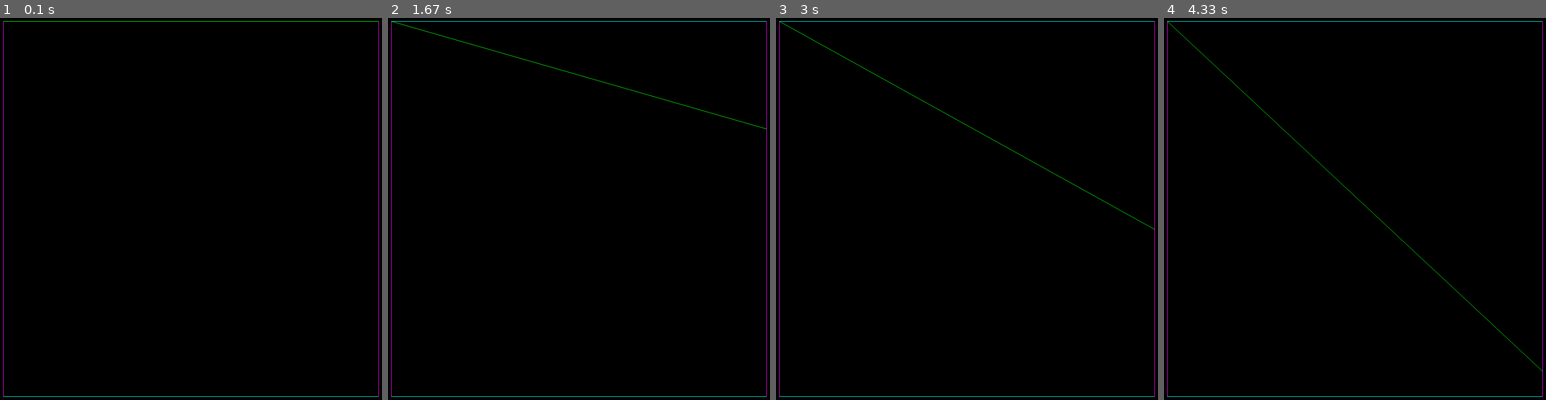
Above: before the commit, frames 1-4 (left to right).
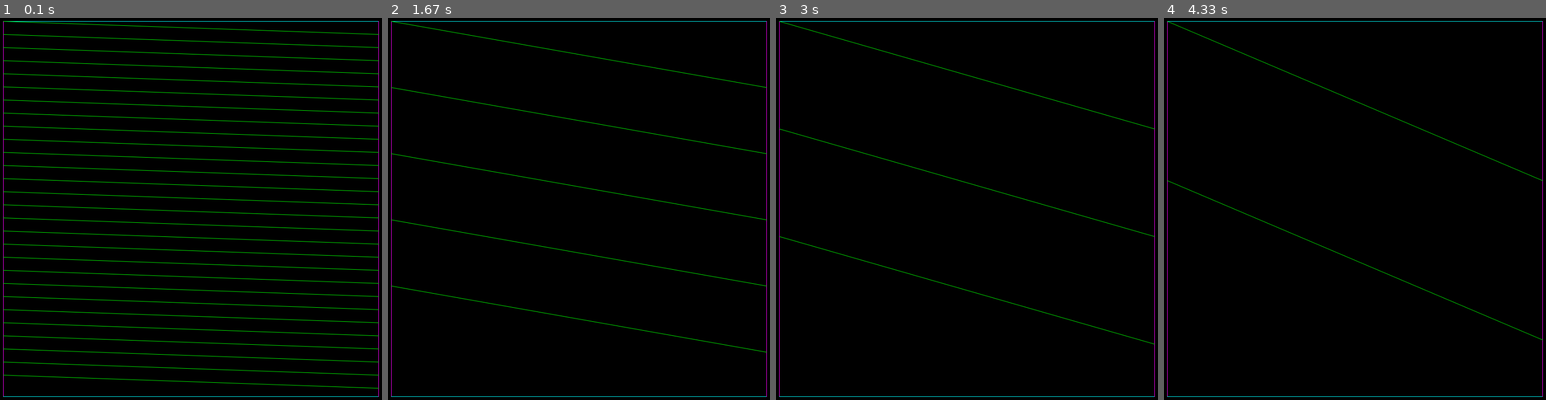
Above: after the commit, the same moments.

Repository: DoYouEvenStackSmash/planning-algorithms-exercises
Game: pygame game, started from src/ch4/manifold.py
Two runs of this game, one before a commit and one after it. Both use one fixed random seed, a clock stepped at 60 frames per second and the inputs below.
Inputs:
- Up to frame 1 (0.1 s): no input
- Up to frame 2 (1.67 s): no input
- Up to frame 3 (3 s): no input
- Up to frame 4 (4.33 s): no input

The runs differ from the first frame. In frame 1, 8.2% of the frame differs, in the area x 0-100%, y 0-98%; in frame 2, 1.7%; in frame 3, 1.2%; in frame 4, 0.9%.

Commit message:
added flat cylinder

Diff:
--- a/src/ch4/manifold.py
+++ b/src/ch4/manifold.py
@@ -66,6 +66,92 @@
   for i in range(len(line_segments)):
     frame_draw_line(screen, line_segments[i], line_colors[i])
   pygame.display.update()
+
+def compute_lines(origin, l, theta, x_max, y_max):
+
+  s, e = l
+  x1,y1 = s
+  x2,y2 = e
+
+  delta_y = y2 - y1
+
+  opposite = y_max
+
+  adjacent = opposite / np.tan(theta)
+  print(f"adj: {adjacent}")
+  n = int(adjacent / x_max)
+  print(f"n:\t{n}")
+  xs, ys = origin
+
+  ls = [((x1,y1),(x2,y2))]
+  lc = [colors["green"]]
+
+  for i in range(1,n):
+    '''
+    ls[-1] =  (
+            0   (x1, y1),
+            1   (x2, y2)
+              )
+    '''
+    last_x1, last_y1 = ls[-1][0][0],ls[-1][0][1]
+    last_x2, last_y2 = ls[-1][1][0],ls[-1][1][1]
+    curr_x1, curr_y1 = last_x1, last_y2
+    curr_x2, curr_y2 = last_x2, last_y2 + delta_y
+
+    ls.append(((curr_x1, curr_y1), (curr_x2, curr_y2)))
+    lc.append(colors["green"])
+
+  return ls,lc
+
+def m_flat_cylinder(screen):
+
+  origin = [100, 100]
+  x_len, y_len = 800,800
+  x_rad, y_rad = 0, np.pi / 2
+  xa = create_axis(origin, x_len, x_rad)
+  ya = create_axis(origin, y_len, y_rad)
+  o_xa = create_axis(ya.get_endpoint(), x_len, x_rad)
+  o_ya = create_axis(xa.get_endpoint(), y_len, y_rad)
+  p = create_plane(origin, xa, ya)
+
+
+
+  x_axis = p.get_x_axis_segment()
+  y_axis = p.get_y_axis_segment()
+  cx_axis = o_xa.get_segment()
+  cy_axis = o_ya.get_segment()
+  x_color = colors["cyan"]
+  y_color = colors["magenta"]
+  line_segments = [x_axis, y_axis, cx_axis, cy_axis]
+  line_colors = [x_color, y_color, x_color, y_color]
+
+  draw_frame_lines(screen, line_segments, line_colors)
+  # line_segments.append(None)
+  # line_colors.append(colors["green"])
+
+
+  for i in range(2,45):
+    line_segments = [x_axis, y_axis, cx_axis, cy_axis]
+    line_colors = [x_color, y_color, x_color, y_color]
+
+    theta = i * np.pi / 180
+
+    l = p.make_segment(origin, theta)
+    print(l)
+    # draw_line(screen, l, colors["green"])
+    # return
+    ls, lc = compute_lines(origin, l, theta, x_len, y_len)
+    for j in range(len(ls)):
+      line_segments.append(ls[j])
+      line_colors.append(lc[j])
+      # line_segments[-1] = ls[j]
+      # line_colors[-1] = lc[j]
+    print(len(ls))
+
+    draw_frame_lines(screen, line_segments, line_colors)
+    time.sleep(0.2)
+
+
 
 def m_R2(screen):
   origin = [100, 100]
@@ -114,7 +200,8 @@
   w,h = 1000,1000
   pygame.init()
   s = create_display(w,h)
-  m_R2(s)
+  # m_R2(s)
+  m_flat_cylinder(s)
   # lalt = 256
   # lshift = 1
   # ctrl = 64
